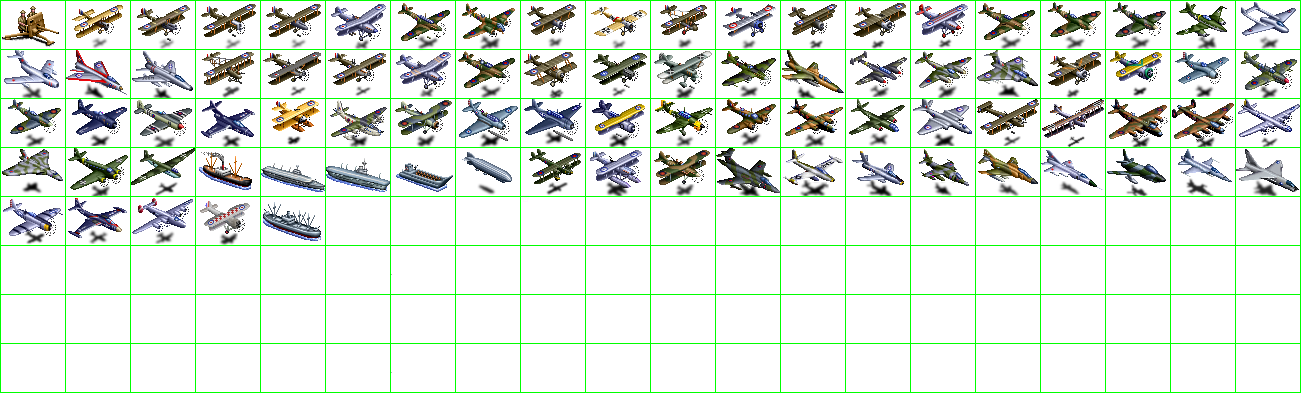
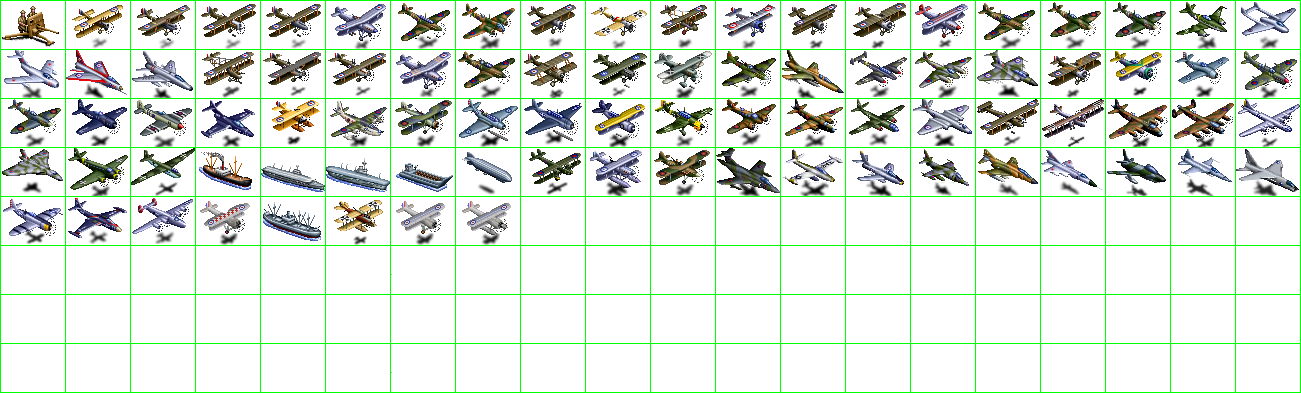
Layers edited between the first and the second 1301 × 393 image:
painted on "units" over [334, 200, 511, 245]
